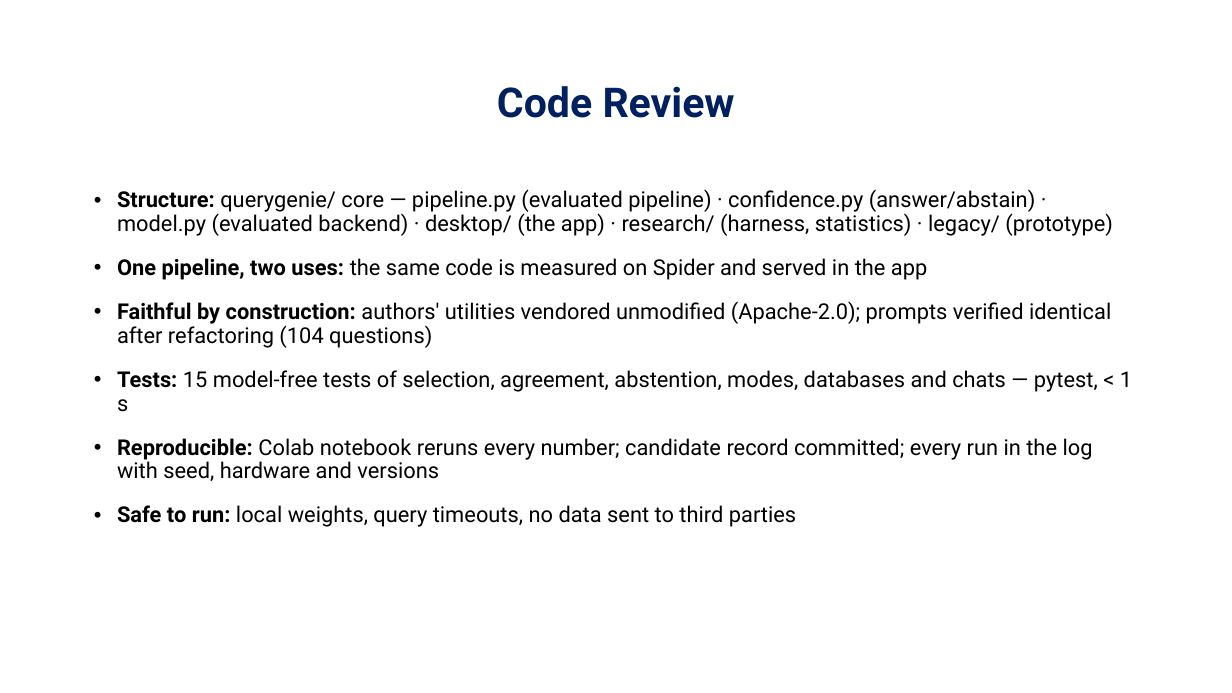
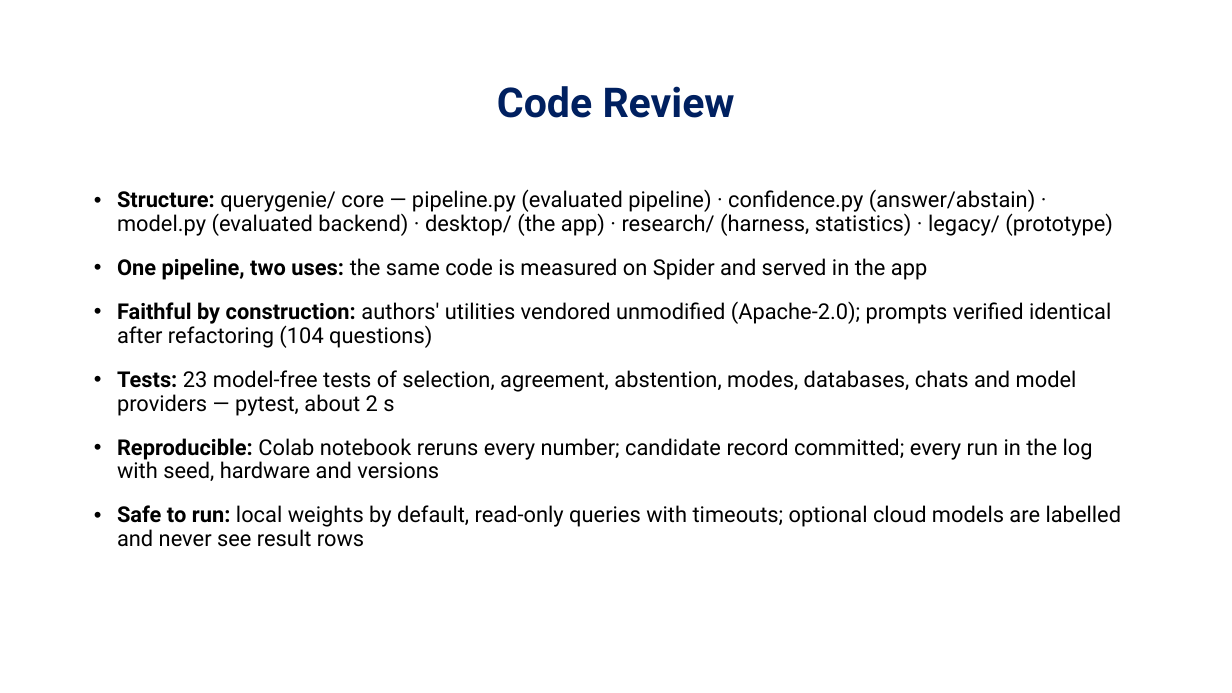
Before and after one commit to jayakanthh/QueryGenie, a slide deck: slide 15 of docs/reviews/Review3_QueryGenie.pptx. Drawn at 1232x693 pixels with LibreOffice and Linux fonts; fonts in the diff are those of the drawing; background and template pictures are left out. Boxes give left, top, right and bottom in pixels: in the first picture for what was removed or moved away, otherwise in the second. Text is boxed around its words. In the diff, an @@ line names an element or a change of style, - is before the commit and + after.

```diff
--- a/docs/reviews/Review3_QueryGenie.pptx
+++ b/docs/reviews/Review3_QueryGenie.pptx
@@ text at (117,370,1077,416): text changed @@
-• Tests: 15 model-free tests of selection, agreement, abstention, modes, databases and chats — pytest, < 1 s
+• Tests: 23 model-free tests of selection, agreement, abstention, modes, databases, chats and model providers — pytest, about 2 s
@@ text at (117,505,1122,547): text changed @@
-• Safe to run: local weights, query timeouts, no data sent to third parties
+• Safe to run: local weights by default, read-only queries with timeouts; optional cloud models are labelled and never see result rows
```
Also in this commit, not shown: 18 other files.
